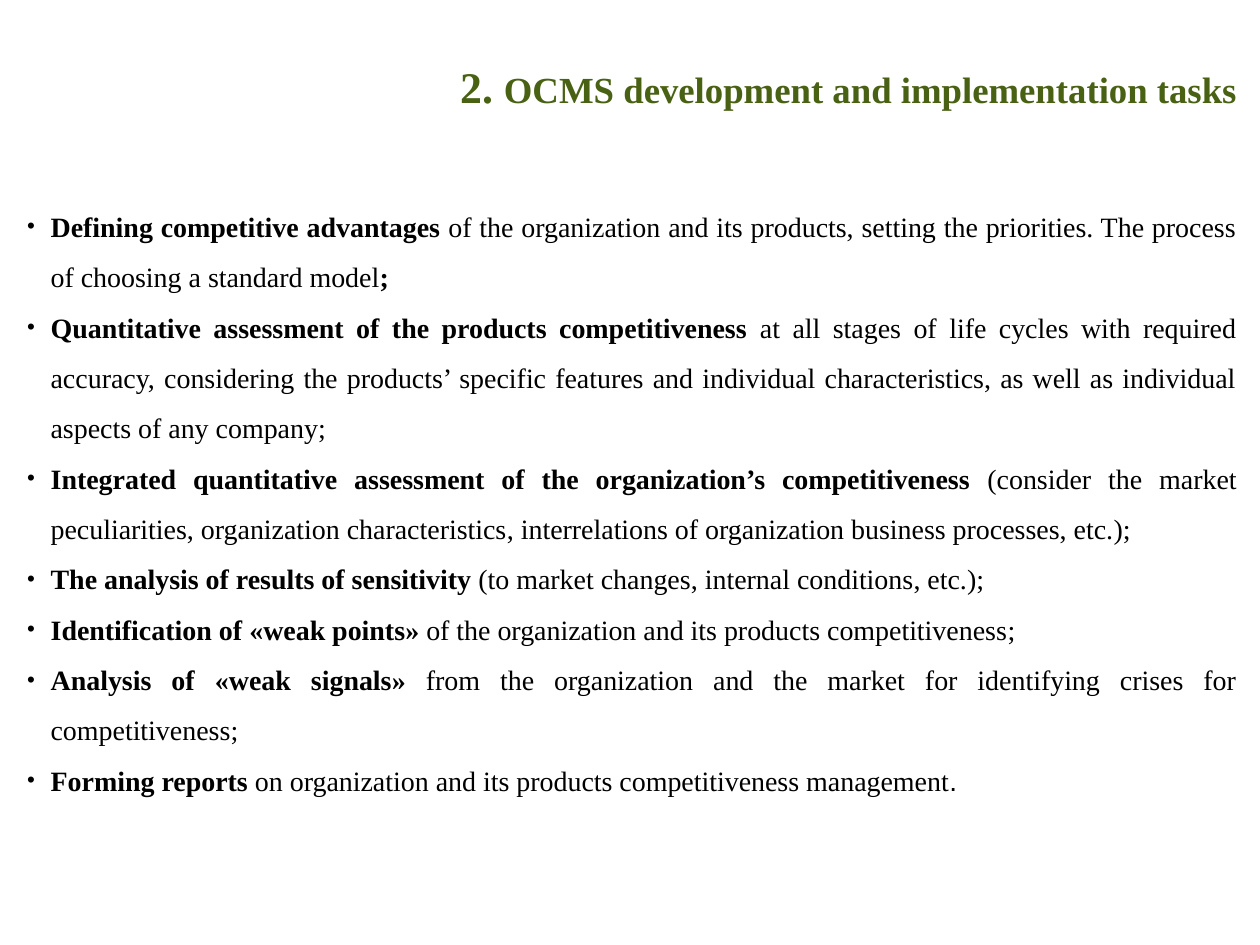
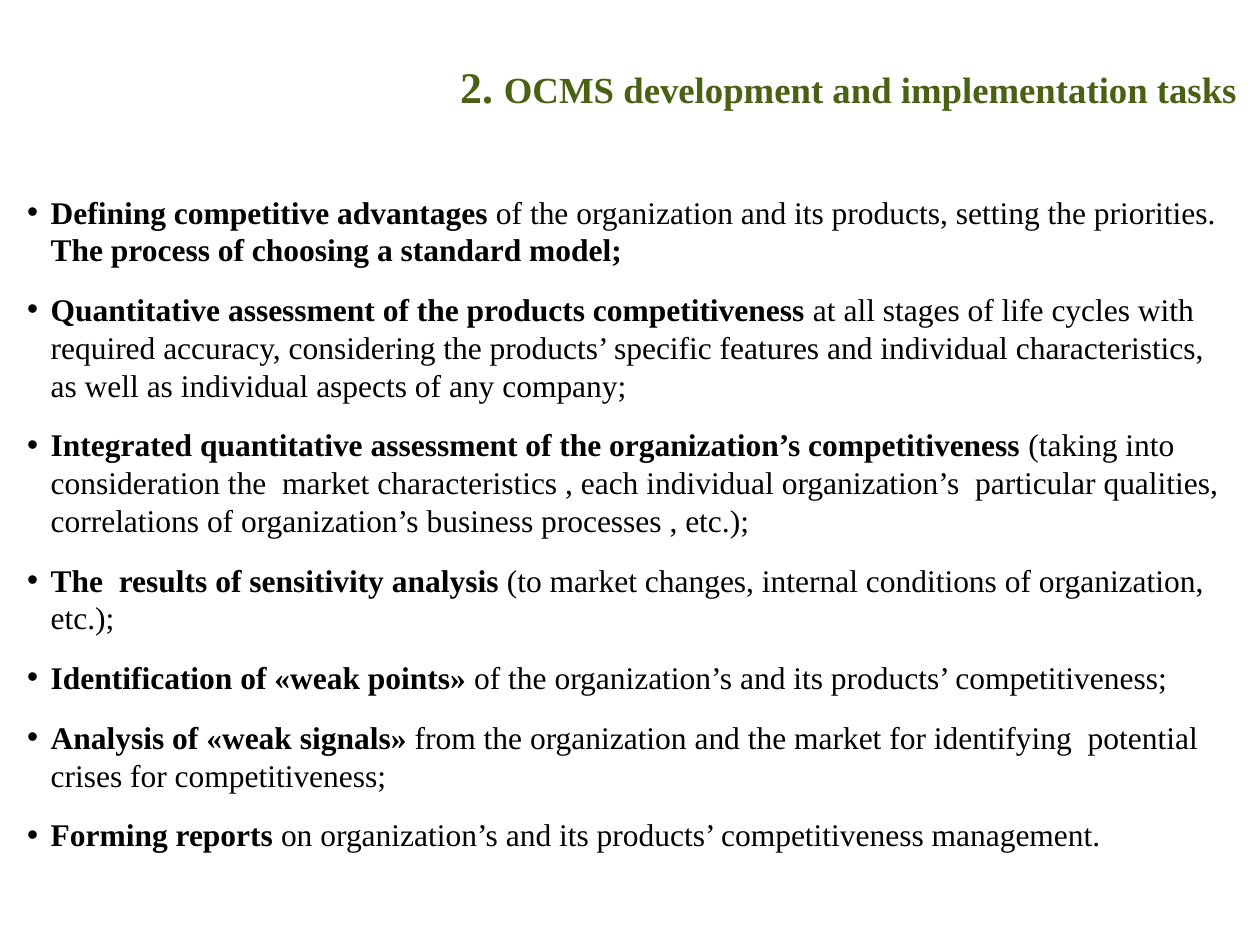
Before and after one commit to ocmsystem/ocmsystem.github.io, a slide deck: slide 4 of files/presentations/Presentation_OCMSystem_ENG.ppt. Drawn at 1260x945 pixels with LibreOffice and Linux fonts; fonts in the diff are those of the drawing; background and template pictures are left out. Boxes give left, top, right and bottom in pixels: in the first picture for what was removed or moved away, otherwise in the second. Text is boxed around its words. In the diff, an @@ line names an element or a change of style, - is before the commit and + after.

```diff
--- a/files/presentations/Presentation_OCMSystem_ENG.ppt
+++ b/files/presentations/Presentation_OCMSystem_ENG.ppt
@@ text at <box>51,202,1215,403</box>: size 16 to 18 pt in "Defining competitive advantages of the organization and ...", "Quantitative assessment of the products competitiveness at ..."; bold on in "The process of choosing a standard model;"; alignment justified to left; line spacing 1.5 to 1; more space between paragraphs @@
@@ text at <box>51,434,1218,853</box>: text changed; size 16 to 18 pt @@
-• Integrated quantitative assessment of the organization’s competitiveness (consider the market peculiarities, organization characteristics, interrelations of organization business processes, etc.);
-• The analysis of results of sensitivity (to market changes, internal conditions, etc.);
-• Identification of «weak points» of the organization and its products competitiveness;
-• Analysis of «weak signals» from the organization and the market for identifying crises for competitiveness;
-• Forming reports on organization and its products competitiveness management.
+• Integrated quantitative assessment of the organization’s competitiveness (taking into consideration the market characteristics , each individual organization’s particular qualities, correlations of organization’s business processes , etc.);
+• The results of sensitivity analysis (to market changes, internal conditions of organization, etc.);
+• Identification of «weak points» of the organization’s and its products’ competitiveness;
+• Analysis of «weak signals» from the organization and the market for identifying potential crises for competitiveness;
+• Forming reports on organization’s and its products’ competitiveness management.
```
Also in this commit, not shown: 5 other slides changed, 2 slides added, 1 slide removed, 1 other file.
